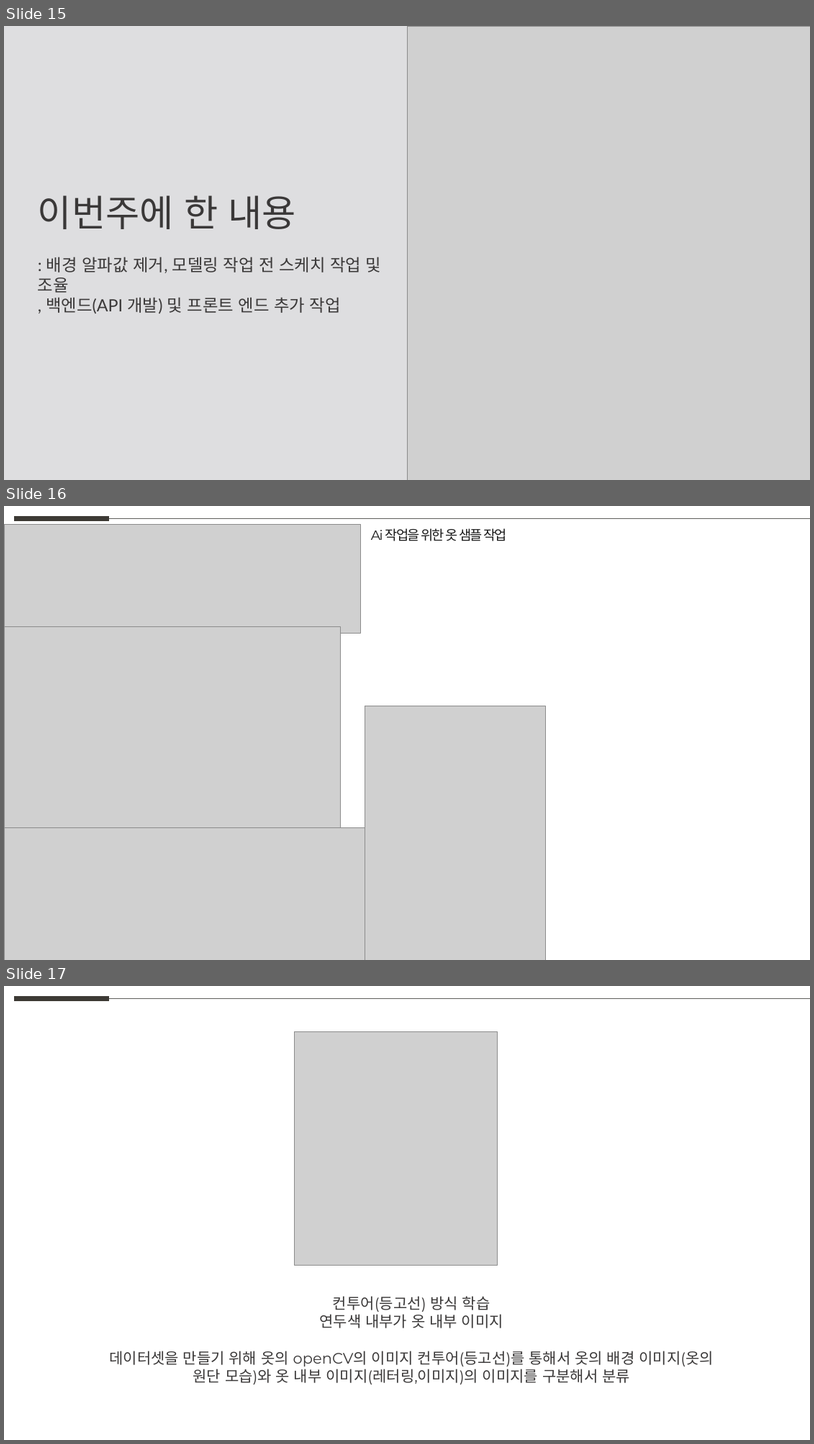
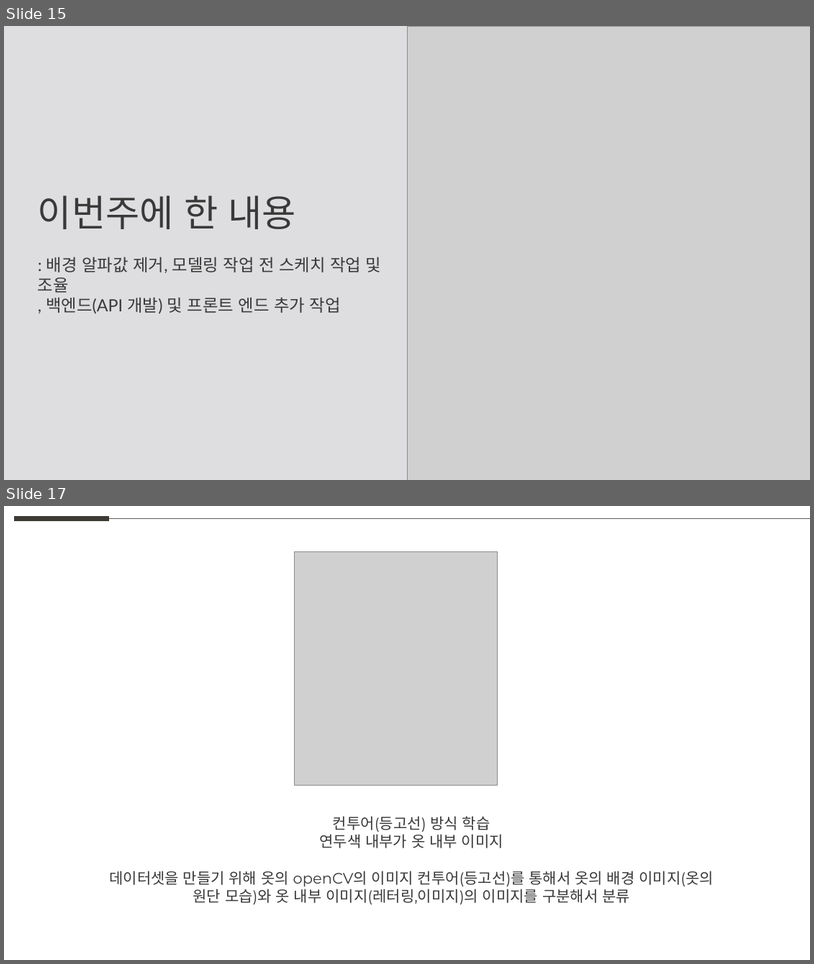
Before and after one commit to weaknessHero/Project_AvatarS, a slide deck: 발표자료/업데이트/LJJppt.pptx. Shown one above the other, each under a label of ours: slides 15, 16 and 17 before the commit, slides 15 and 17 after it; the slides between them are not shown. The pictures are 814x1444 and 814x964 pixels, drawn with LibreOffice and Linux fonts; fonts in the diff are those of the drawing; grey boxes stand for pictures. Boxes give left, top, right and bottom in pixels: in the first picture for what was removed or moved away, otherwise in the second. Text is boxed around its words. In the diff, an @@ line names an element or a change of style, - is before the commit and + after.

```diff
--- a/발표자료/업데이트/LJJppt.pptx
+++ b/발표자료/업데이트/LJJppt.pptx
@@ slide 16 removed at (4, 506, 810, 960), background #FFFFFF @@
@@ picture removed at (4, 524, 361, 633) @@
@@ line removed from (14, 519) to (109, 519) @@
@@ line removed from (109, 519) to (810, 519) @@
@@ text removed at (371, 528, 507, 541) @@
-Ai 작업을 위한 옷 샘플 작업
@@ picture removed at (4, 626, 341, 827) @@
@@ picture removed at (365, 706, 545, 960) @@
@@ picture removed at (4, 827, 365, 960) @@
```
Also in this commit, not shown: 1 slide added.
